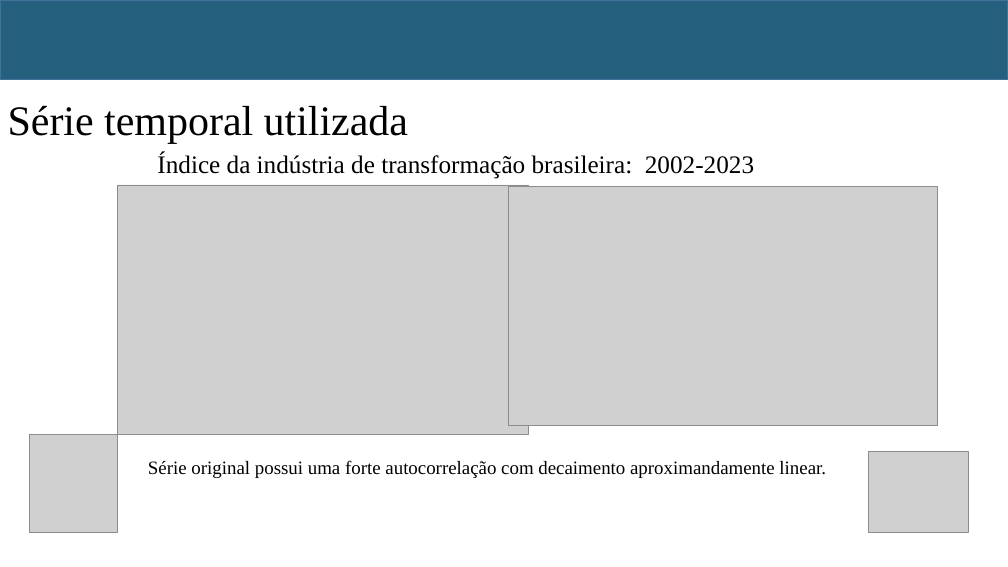
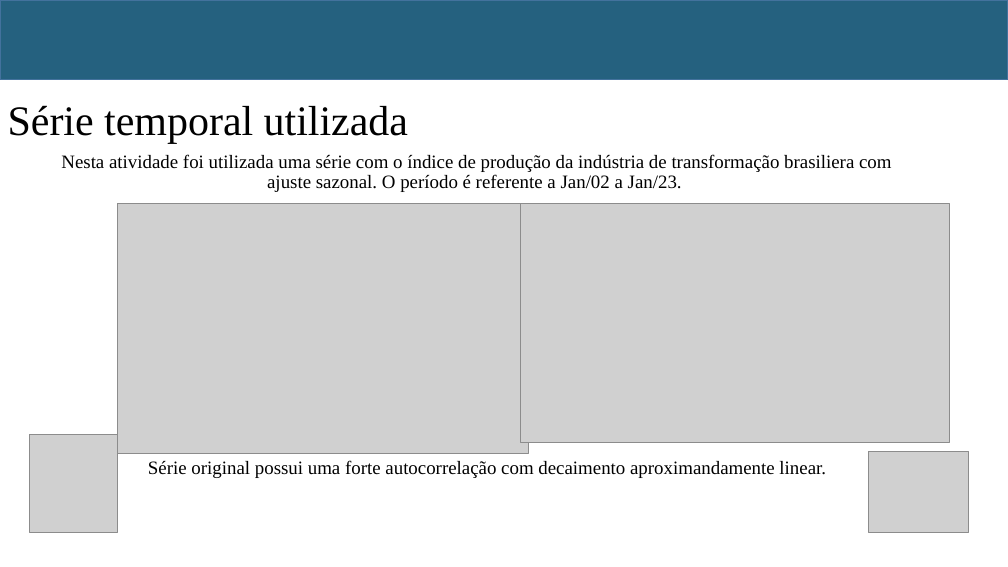
Before and after one commit to rodrigo-cabral-lab/econometria_seriestemporais_unicamp, a slide deck: slide 2 of apresentacao/testes_raiz_unitária.pptx. Drawn at 1008x567 pixels with LibreOffice and Linux fonts; fonts in the diff are those of the drawing; grey boxes stand for pictures. Boxes give left, top, right and bottom in pixels: in the first picture for what was removed or moved away, otherwise in the second. Text is boxed around its words. In the diff, an @@ line names an element or a change of style, - is before the commit and + after.

Commit message:
up

```diff
--- a/apresentacao/testes_raiz_unitária.pptx
+++ b/apresentacao/testes_raiz_unitária.pptx
@@ subtitle at (61,154,892,192): text changed; size 24 to 18 pt @@
-Índice da indústria de transformação brasileira: 2002-2023
+Nesta atividade foi utilizada uma série com o índice de produção da indústria de transformação brasiliera com ajuste sazonal. O período é referente a Jan/02 a Jan/23.
@@ picture: place and size @@
-picture at (117,185,529,435)
+picture at (117,203,529,453)
@@ picture: place and size @@
-picture at (509,187,938,426)
+picture at (520,203,950,442)
```
Also in this commit, not shown: 7 slides added, 1 slide removed.
